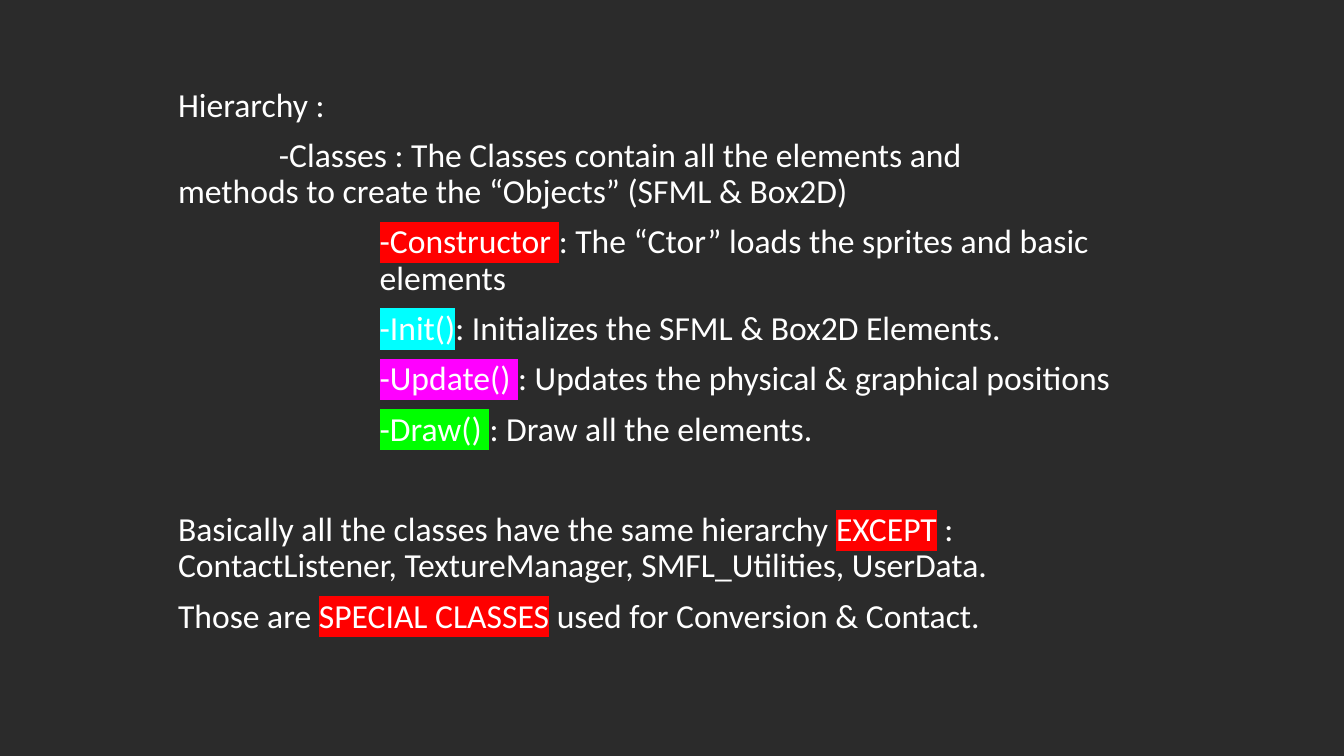
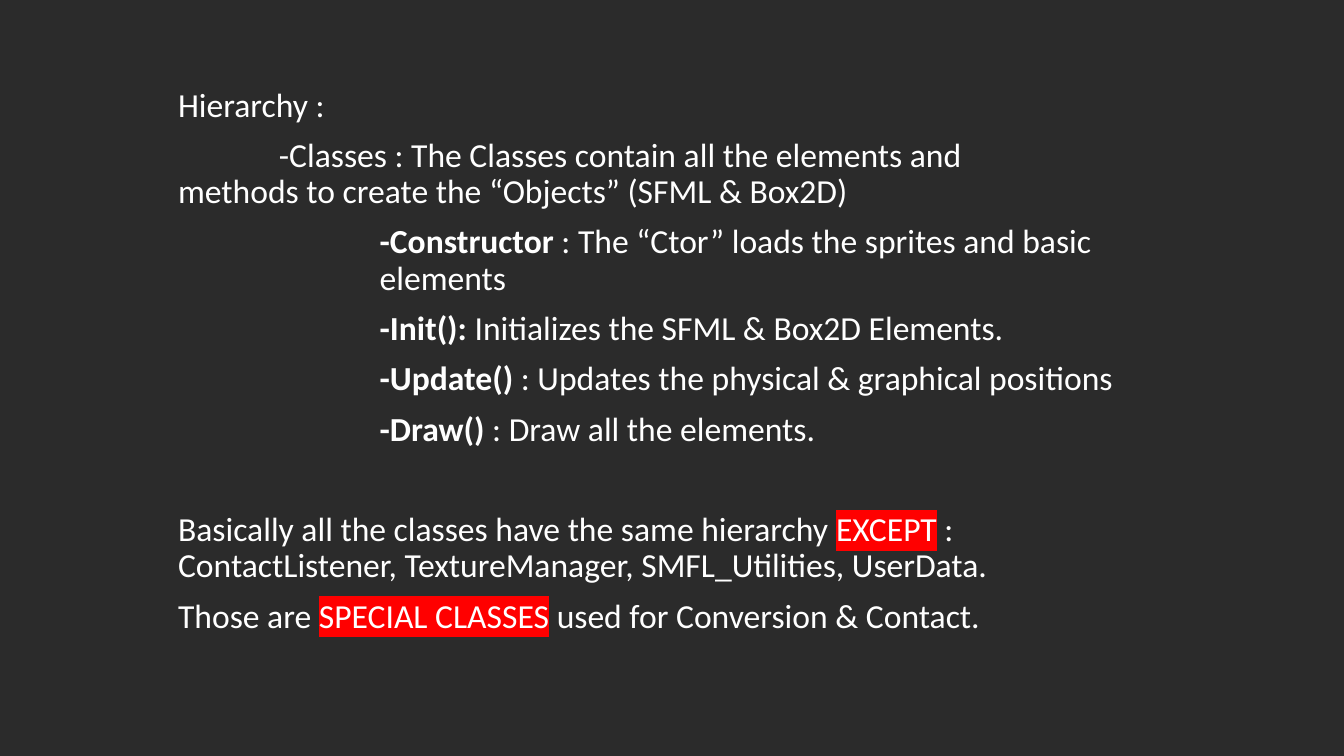
Before and after one commit to SStyles93/SAE921-GPR4100-CPlusPlus-Class-SStyles-Box2D-ToTheMoon, a slide deck: slide 5 of To the Moon and back.pptx. Drawn at 1344x756 pixels with LibreOffice and Linux fonts; fonts in the diff are those of the drawing; background and template pictures are left out; a plain dark background stands for a picture behind light text. Boxes give left, top, right and bottom in pixels: in the first picture for what was removed or moved away, otherwise in the second. Text is boxed around its words. In the diff, an @@ line names an element or a change of style, - is before the commit and + after.

```diff
--- a/To the Moon and back.pptx
+++ b/To the Moon and back.pptx
@@ subtitle at [380, 229, 1112, 446]: highlight #FF0000 to none in "-Constructor"; bold on in "-Constructor", "-Init():", "-Update()", "-Draw()"; highlight #00FFFF to none in "-Init():"; highlight #FF00FF to none in "-Update()"; highlight #00FF00 to none in "-Draw()" @@
```
Also in this commit, not shown: 4 other slides changed, 1 slide added, 1 slide removed, 14 other files.
